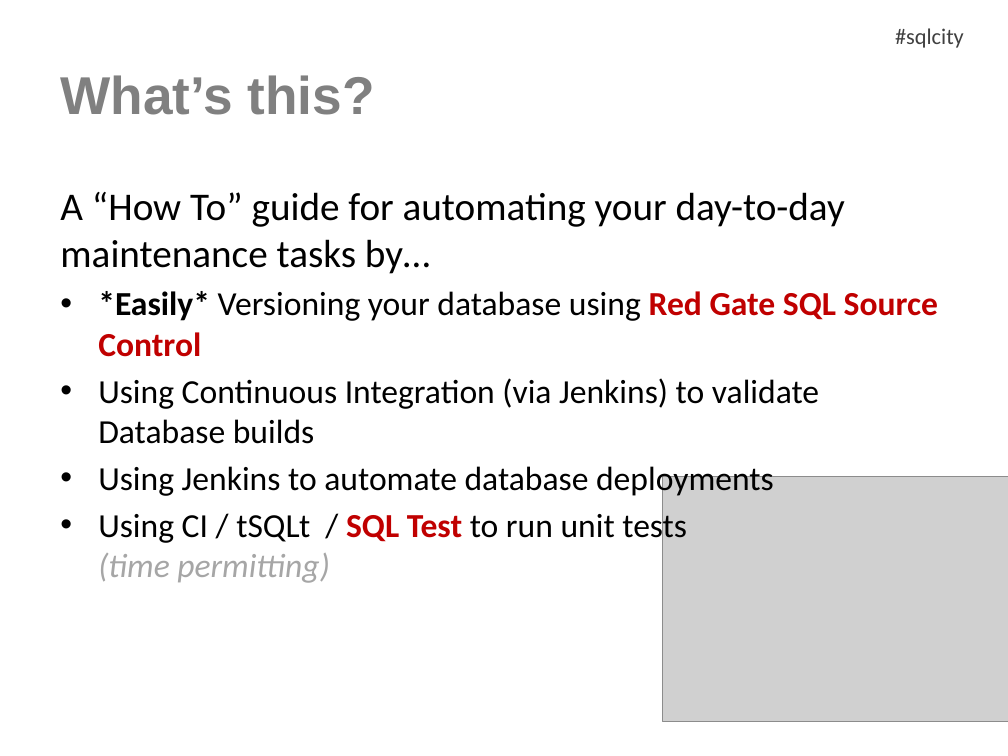
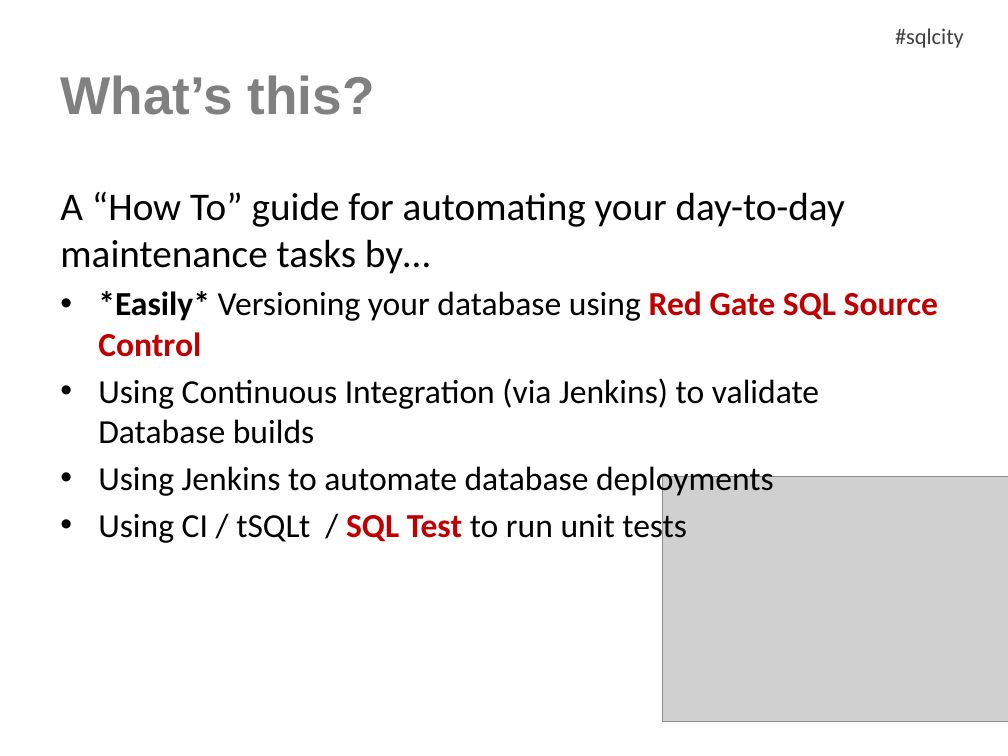
Before and after one commit to CF9/Databases.RGDemo, a slide deck: slide 4 of SQL in the City 2012 - Ernest Hwang.pptx. Drawn at 1008x756 pixels with LibreOffice and Linux fonts; fonts in the diff are those of the drawing; grey boxes stand for pictures; background and template pictures are left out. Boxes give left, top, right and bottom in pixels: in the first picture for what was removed or moved away, otherwise in the second. Text is boxed around its words. In the diff, an @@ line names an element or a change of style, - is before the commit and + after.

```diff
--- a/SQL in the City 2012 - Ernest Hwang.pptx
+++ b/SQL in the City 2012 - Ernest Hwang.pptx
@@ text at (98, 510, 687, 546): text changed @@
-• Using CI / tSQLt / SQL Test to run unit tests
-  (time permitting)
+• Using CI / tSQLt / SQL Test to run unit tests
```
Also in this commit, not shown: 4 other slides changed, 3 slides added.
